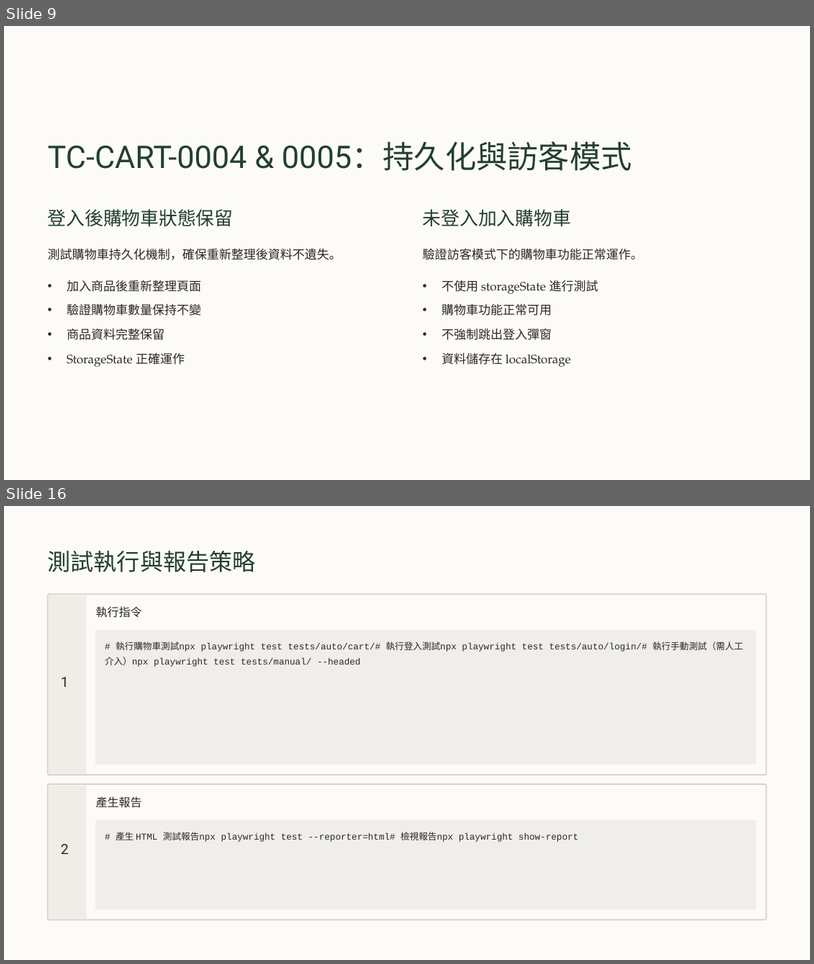
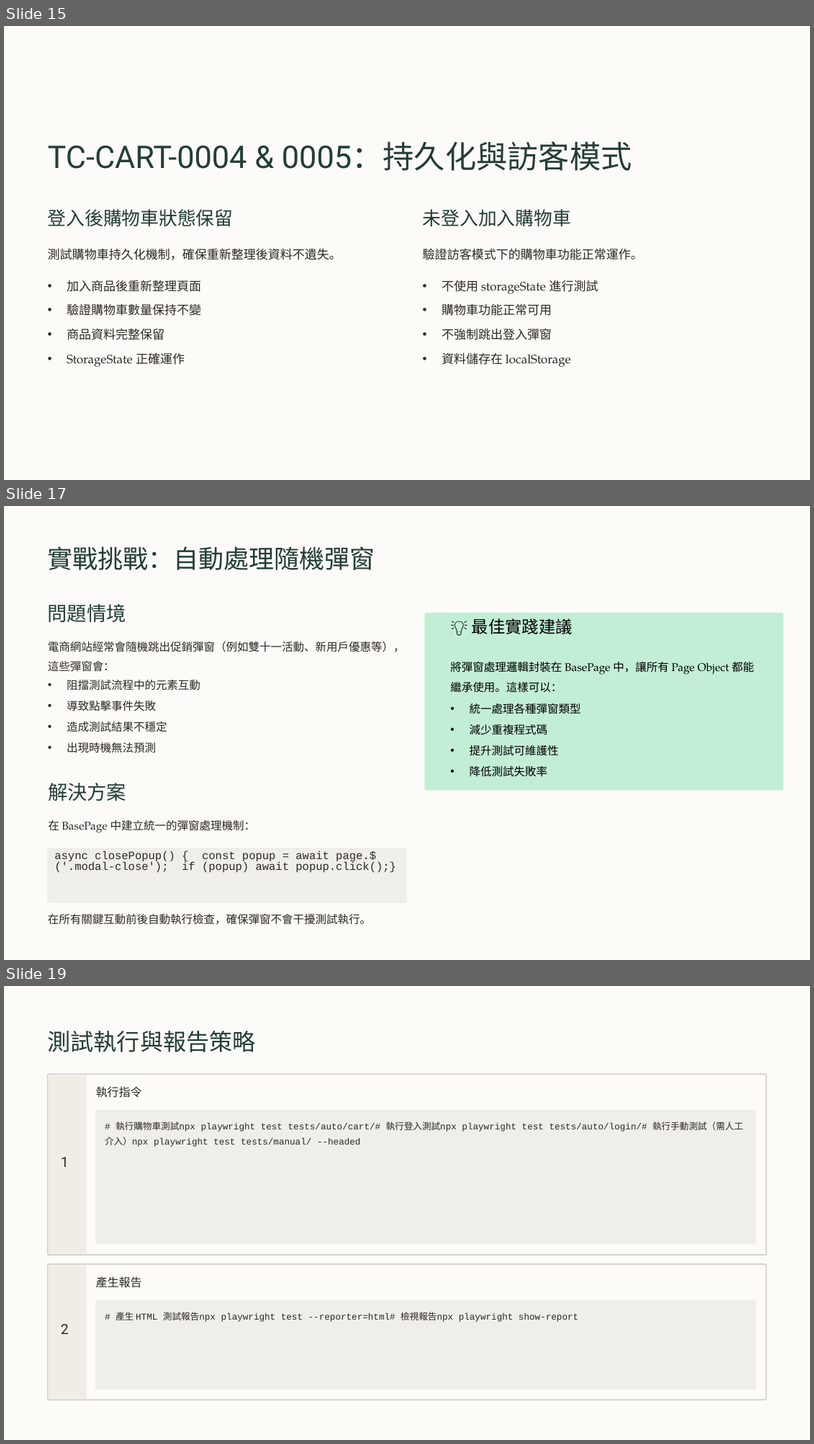
Before and after one commit to howie0721/E2E_web_test_plan, a slide deck: docs/E2E_test_plan/E2E_test_cases.pptx. Shown one above the other, each under a label of ours: slides 9 and 16 before the commit, slides 15, 17 and 19 after it; the slides between them are not shown. The pictures are 814x964 and 814x1444 pixels, drawn with LibreOffice and Linux fonts; fonts in the diff are those of the drawing; background and template pictures are left out. Boxes give left, top, right and bottom in pixels: in the first picture for what was removed or moved away, otherwise in the second. Text is boxed around its words. In the diff, an @@ line names an element or a change of style, - is before the commit and + after.

```diff
--- a/docs/E2E_test_plan/E2E_test_cases.pptx
+++ b/docs/E2E_test_plan/E2E_test_cases.pptx
@@ slide 17 added at bbox=[4, 506, 810, 960], background #000000; not listed: 1 template element that a slide beside it also shows @@
@@ text added at bbox=[48, 546, 376, 570], 36 pt, text #233E32 @@
+實戰挑戰：自動處理隨機彈窗
@@ text added at bbox=[48, 604, 126, 623], 28 pt, text #233E32 @@
+問題情境
@@ rounded rectangle added at bbox=[424, 613, 784, 790], fill #C3EED6 @@
@@ text added at bbox=[472, 618, 573, 634], 24 pt, text #000000 @@
+💡 最佳實踐建議
@@ text added at bbox=[48, 641, 405, 672], 16 pt, text #2C2821 @@
+電商網站經常會隨機跳出促銷彈窗（例如雙十一活動、新用戶優惠等），
+這些彈窗會：
@@ text added at bbox=[450, 662, 754, 692], 16 pt, text #000000 @@
+將彈窗處理邏輯封裝在 BasePage 中，讓所有 Page Object 都能
+繼承使用。這樣可以：
@@ text added at bbox=[67, 680, 201, 690], 16 pt, text #2C2821 @@
+• 阻擋測試流程中的元素互動
@@ text added at bbox=[67, 700, 156, 711], 16 pt, text #2C2821 @@
+• 導致點擊事件失敗
@@ text added at bbox=[67, 721, 167, 732], 16 pt, text #2C2821 @@
+• 造成測試結果不穩定
@@ text added at bbox=[470, 703, 581, 714], 16 pt, text #000000 @@
+• 統一處理各種彈窗類型
@@ text added at bbox=[67, 742, 156, 753], 16 pt, text #2C2821 @@
+• 出現時機無法預測
@@ text added at bbox=[470, 724, 548, 735], 16 pt, text #000000 @@
+• 減少重複程式碼
@@ text added at bbox=[470, 745, 559, 756], 16 pt, text #000000 @@
+• 提升測試可維護性
@@ text added at bbox=[48, 782, 126, 800], 28 pt, text #233E32 @@
+解決方案
@@ text added at bbox=[470, 766, 548, 777], 16 pt, text #000000 @@
+• 降低測試失敗率
@@ text added at bbox=[48, 820, 255, 833], 16 pt, text #2C2821 @@
+在 BasePage 中建立統一的彈窗處理機制：
@@ rounded rectangle added at bbox=[47, 848, 407, 903], fill #EFEEEB @@
@@ rounded rectangle added at bbox=[48, 848, 406, 903], fill #EFEEEB @@
@@ text added at bbox=[54, 850, 396, 872], 16 pt, text #2C2821 @@
+async closePopup() { const popup = await page.$('.modal-close'); if (popup) await popup.click();}
@@ text added at bbox=[48, 914, 371, 924], 16 pt, text #2C2821 @@
+在所有關鍵互動前後自動執行檢查，確保彈窗不會干擾測試執行。
@@ what was slide 9 is now slide 15 @@
@@ what was slide 16 is now slide 19 @@
```
Also in this commit, not shown: 2 other slides added, 8 other files.
